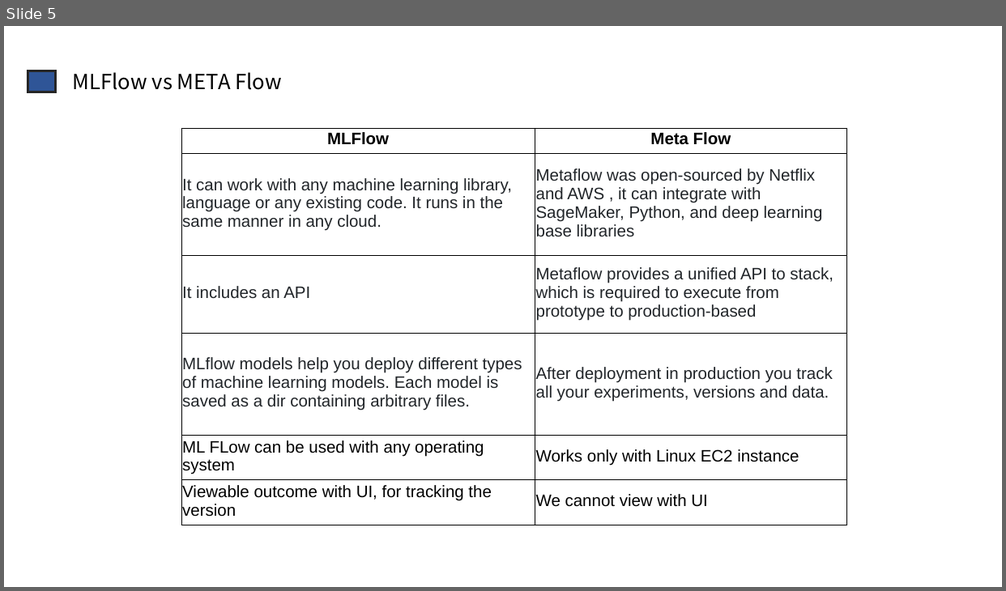
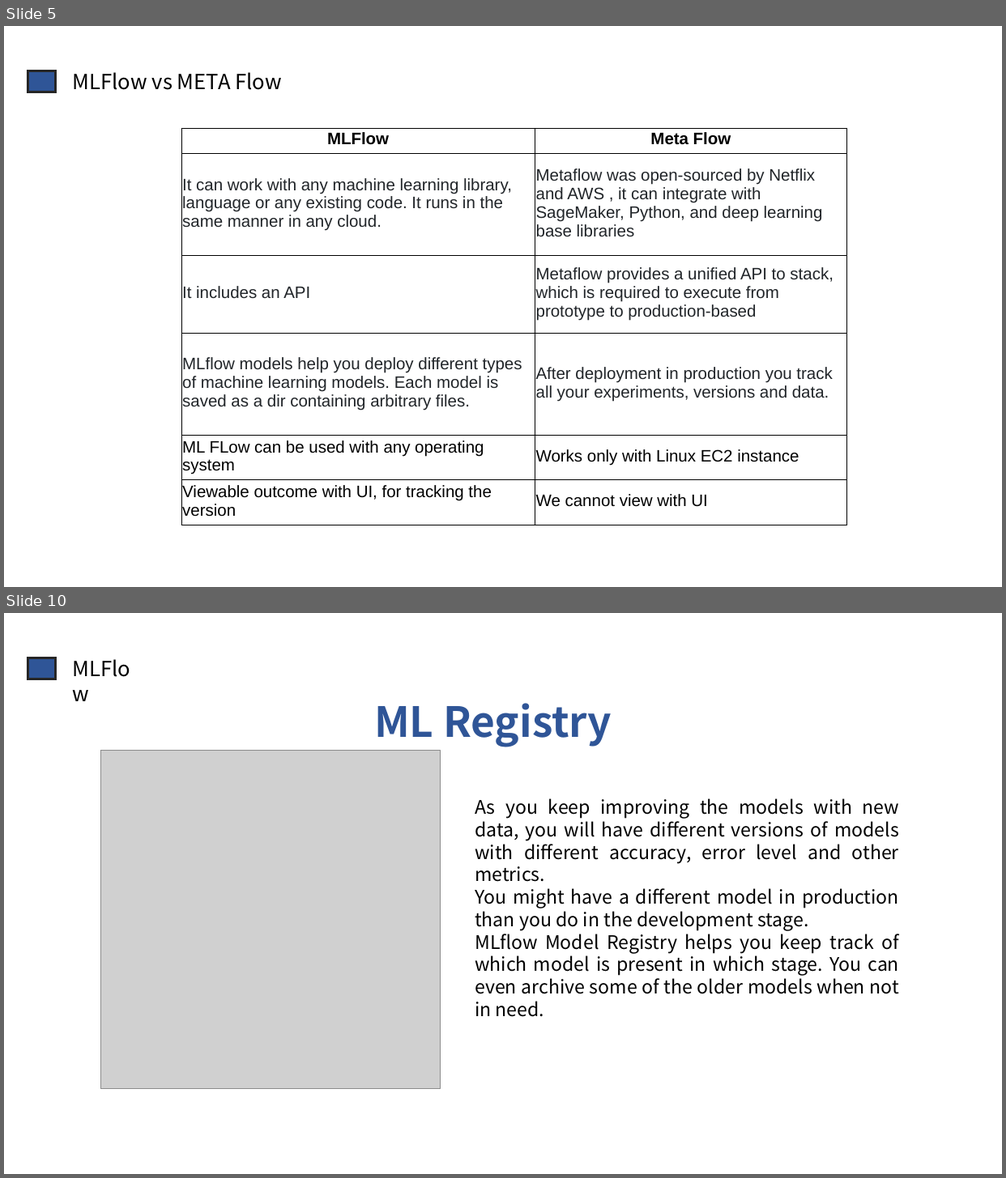
Before and after one commit to Meghashyamt/MLFlow, a slide deck: MFlow.pptx. Shown one above the other, each under a label of ours: slide 5 before the commit, slides 5 and 10 after it; the slides between them are not shown. The pictures are 1006x591 and 1006x1178 pixels, drawn with LibreOffice and Linux fonts; fonts in the diff are those of the drawing; grey boxes stand for pictures. Boxes give left, top, right and bottom in pixels: in the first picture for what was removed or moved away, otherwise in the second. Text is boxed around its words. In the diff, an @@ line names an element or a change of style, - is before the commit and + after.

```diff
--- a/MFlow.pptx
+++ b/MFlow.pptx
@@ slide 10 added at bbox=[4, 613, 1002, 1174], background #FFFFFF @@
@@ rectangle added at bbox=[28, 658, 56, 679], fill #2F5597, outline #262626 2.25 pt @@
@@ text added at bbox=[66, 652, 153, 685], 20 pt, text #000000 @@
+MLFlow
@@ text added at bbox=[374, 703, 612, 747], 40 pt, text #2F5597, bold @@
+ML Registry
@@ picture added at bbox=[101, 750, 441, 1089] @@
@@ text added at bbox=[475, 798, 900, 1017], 18 pt, text #000000 @@
+As you keep improving the models with new data, you will have different versions of models with different accuracy, error level and other metrics.
+You might have a different model in production than you do in the development stage.
+MLflow Model Registry helps you keep track of which model is present in which stage. You can even archive some of the older models when not in need.
```
Also in this commit, not shown: 1 slide changed, 11 other slides added, 1 slide removed, 1 other file.
